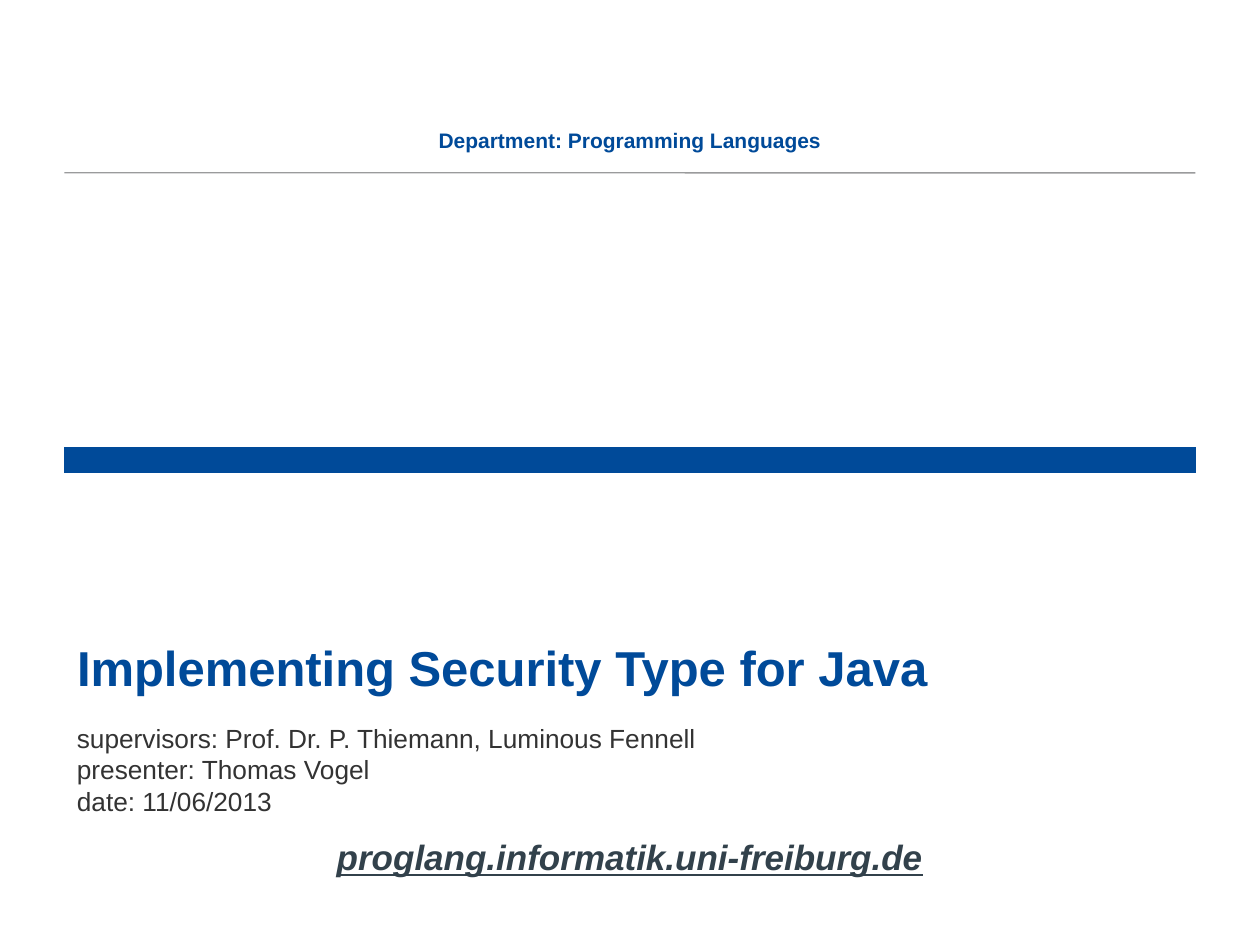
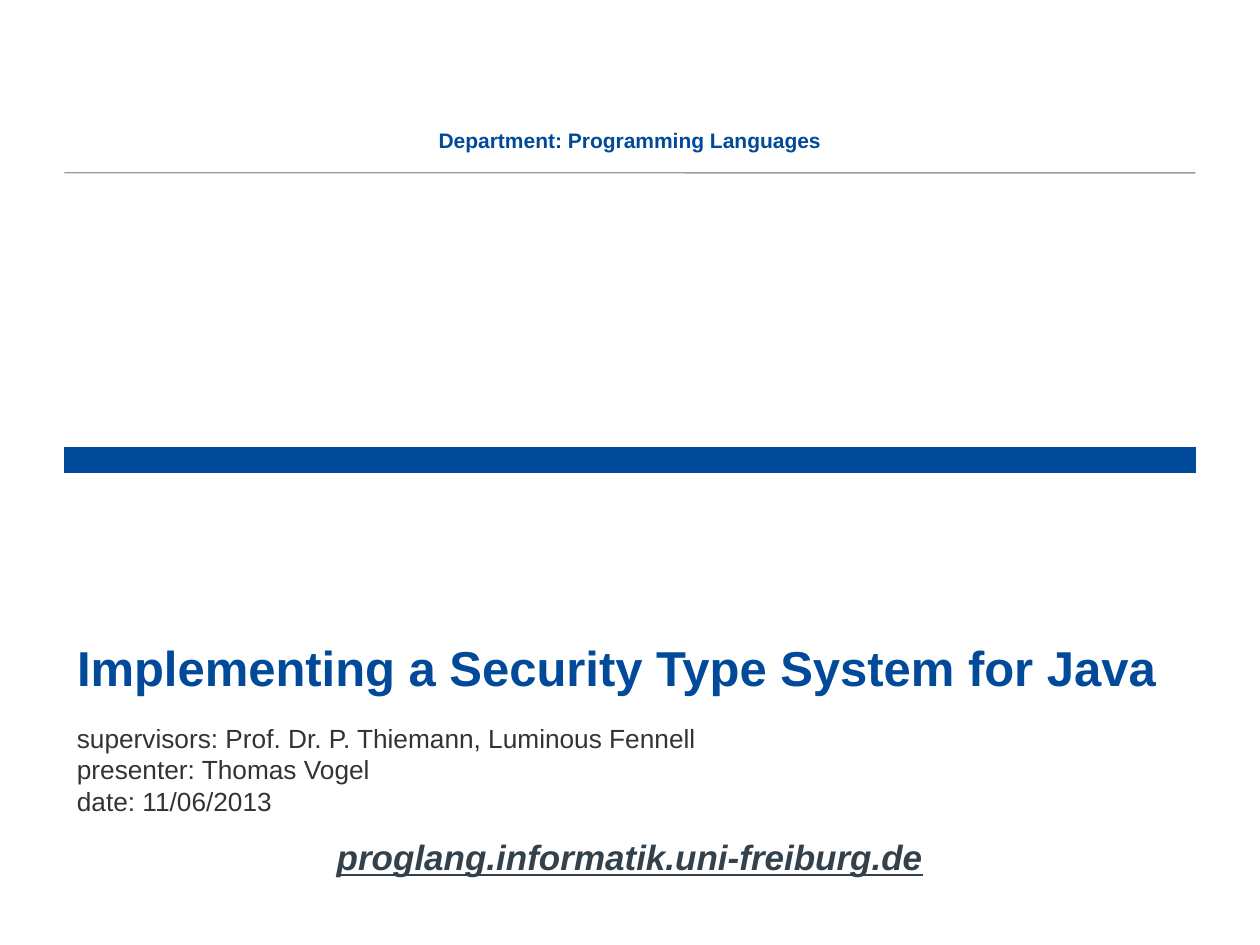
Before and after one commit to proglang/jgs, a slide deck: slide 1 of presentation/presentation.pptx. Drawn at 1260x945 pixels with LibreOffice and Linux fonts; fonts in the diff are those of the drawing; background and template pictures are left out. Boxes give left, top, right and bottom in pixels: in the first picture for what was removed or moved away, otherwise in the second. Text is boxed around its words. In the diff, an @@ line names an element or a change of style, - is before the commit and + after.

```diff
--- a/presentation/presentation.pptx
+++ b/presentation/presentation.pptx
@@ title at (x1=77, y1=650, x2=1156, y2=696): text changed @@
-Implementing Security Type for Java
+Implementing a Security Type System for Java
```
Also in this commit, not shown: 12 other slides changed, 2 other files.
